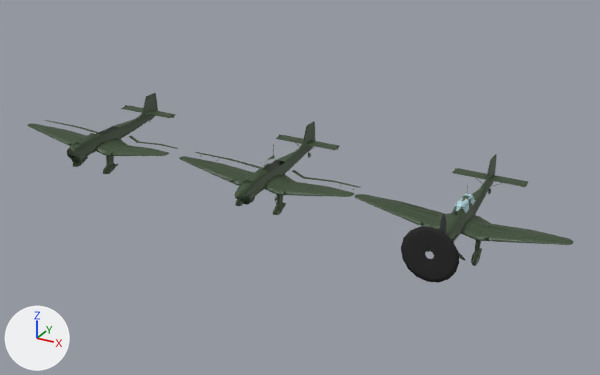
The FBX model Assets/1.Sof Objects/Aircrafts/Ju 87 B/3D/Ju 87 B.fbx as it was, and as the next commit left it.
The view is the same before and after, from a 50 mm lens placed at (13.7, -45.7, 22.6), pointed at (-12.3, 1.6, -1.1). Lighting does not change. The marker at lower left points along +X, +Y and +Z. Where no turn or scale is listed for an object, it has been applied to the vertices.

Objects in the first picture: 'Ju 87 B Full', 'Ju 87 B Left Wing Section 2', 'Ju 87 B Propeller Spinning', 'Ju 87 B Right Wing Section 2', 'Ju 87 B To Paint'.
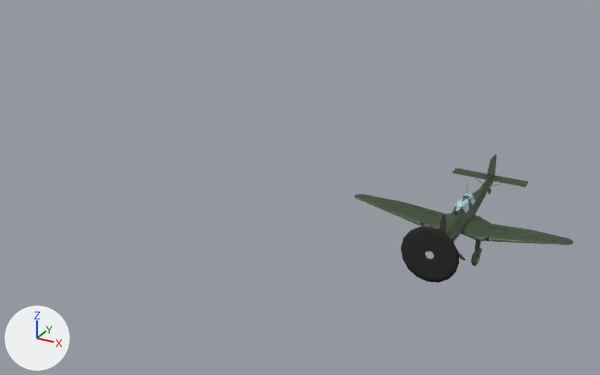
Where the change shows, as pixel boxes (x1, y1, x2, y2) in the pictures (600 x 375 px):
```json
{"object": "Ju 87 B Full", "change": "deleted", "before": [179, 121, 360, 215]}
{"object": "Ju 87 B To Paint", "change": "deleted", "before": [27, 93, 178, 174]}
```

Scene script edits in JSON lines:
```json
{"op": "remove", "block": "ob_ju_87_b_full", "code": ["ob_ju_87_b_full = bpy.data.objects.new('Ju 87 B Full', me_circle_126)", "ob_ju_87_b_full.location = (-14.0, 0.0, 0.0)"]}
{"op": "remove", "block": "ob_ju_87_b_to_paint", "code": ["ob_ju_87_b_to_paint = bpy.data.objects.new('Ju 87 B To Paint', me_circle_096)", "ob_ju_87_b_to_paint.location = (-29.0, 0.0, 0.0)"]}
```
